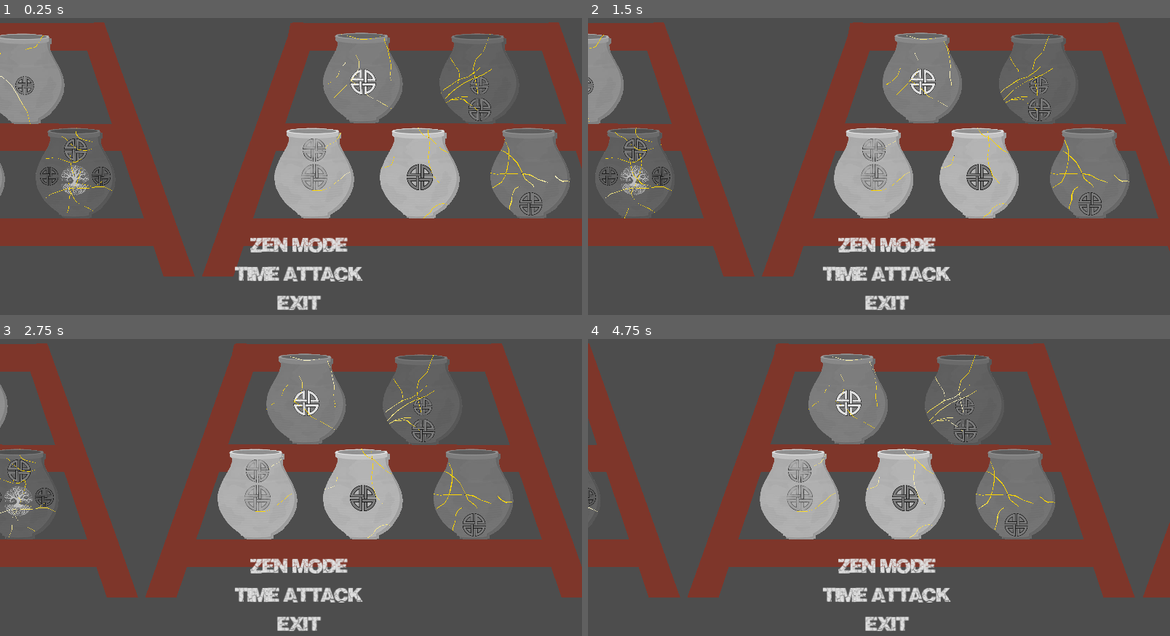
Above: before the commit, frames 1-4 (two rows, left to right).
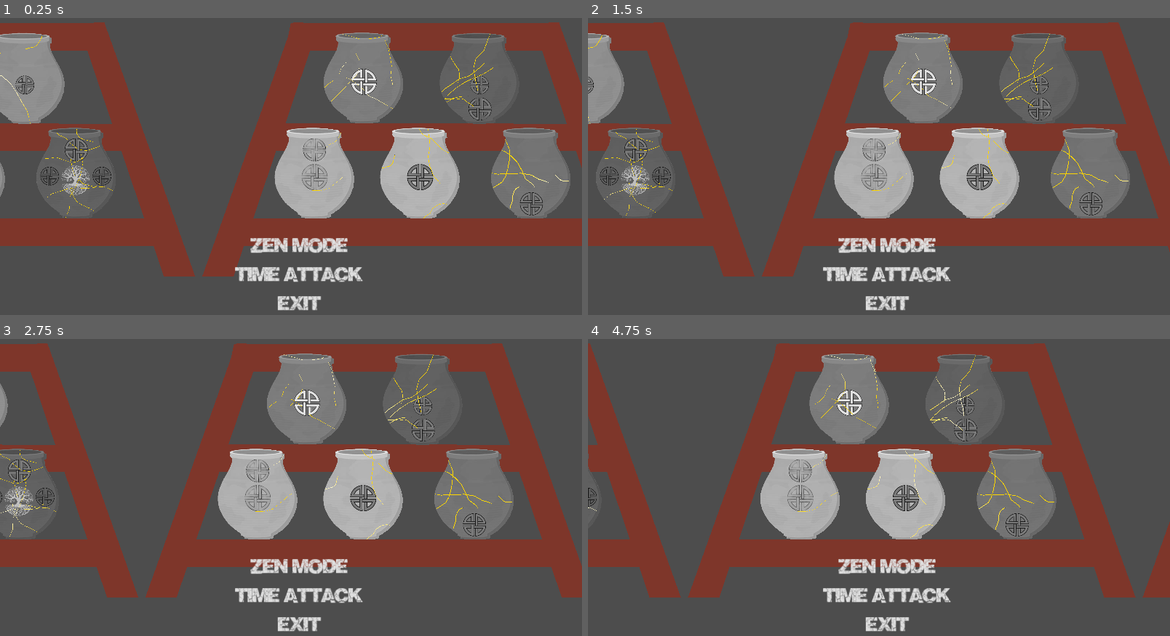
Above: after the commit, the same moments.

Repository: feyrkh/Exploratory
Game: Godot game, scene res://menu/TitleScreen.tscn
Same seed, same stepped clock (60 frames per second), same inputs: the game is played once before the commit and once after it.
Inputs (mouse positions are in pixels of both pictures, inside the frame that each line leads up to):
- Up to frame 1 (0.25 s): no input
- Up to frame 2 (1.5 s): tap Enter at 0.5 s; move the mouse to (1007, 136) at 0.52 s; hold D (right) 0.53-1.25 s; tap Space (add_crack) at 0.6 s; click (1007, 136) at 0.67 s; drag from (762, 169) to (849, 216) at 1.27 s
- Up to frame 3 (2.75 s): move the mouse to (349, 401) at 2.02 s; hold D (right) from 2.03 s (still down); hold Tab (change_click_mode) from 2.03 s (still down)
- Up to frame 4 (4.75 s): release D (right) at 2.75 s; release Tab (change_click_mode) at 2.75 s; drag from (849, 537) to (704, 425) at 2.77 s; move the mouse to (1053, 523) at 3.52 s; hold A (left) 3.53-4.25 s; hold Shift (disable_collision) 3.53-4.25 s; drag from (704, 425) to (791, 392) at 4.27 s

The runs differ from the first frame. In frame 1, 2.5% of the frame differs, in the area x 0-100%, y 1-99%; in frame 2, 2.2%; in frame 3, 2.1%; in frame 4, 2.5%.

Commit message:
Zen mode, fix for glue artifacts at edge of items

Diff:
--- a/Global.gd
+++ b/Global.gd
@@ -3,7 +3,8 @@
 signal click_mode_changed()
 signal camera_zoom_changed(cur_zoom:float)
 
-var shatter_width = 0.5
+var next_scene_settings
+var shatter_width:float = 0.5
 var rotate_with_shuffle = true
 
 var lock_rotation = true:
--- a/menu/TitleScreen.gd
+++ b/menu/TitleScreen.gd
@@ -7,9 +7,9 @@
 enum CrackWidth {HAIRLINE, THIN, MEDIUM, THICK}
 const crack_widths = {
 	CrackWidth.HAIRLINE: 0.05,
-	CrackWidth.THIN: 0.5,
-	CrackWidth.MEDIUM: 1.5,
-	CrackWidth.THICK: 3,
+	CrackWidth.THIN: 0.2,
+	CrackWidth.MEDIUM: 0.75,
+	CrackWidth.THICK: 1.5,
 }
 const crack_width_descs = {
 	CrackWidth.HAIRLINE: "hairline",
@@ -19,17 +19,17 @@
 }
 
 const zen_min_settings = {
-	"crack_amount": 0
+	"crack_count": 0
 }
 
 const time_attack_min_settings = {
-	"crack_amount": 5
+	"crack_count": 5
 }
 
 var item_count := 1
 var rotation_enabled := true
 var crack_width := CrackWidth.THIN
-var crack_amount := 8
+var crack_count := 8
 
 var config_file := ConfigFile.new()
 var mode := "zen"
@@ -57,13 +57,13 @@
 	item_count = config_file.get_value(mode, "item_count", 1)
 	rotation_enabled = config_file.get_value(mode, "rotation_enabled", true)
 	crack_width = config_file.get_value(mode, "crack_width", CrackWidth.THIN)
-	crack_amount = config_file.get_value(mode, "crack_amount", 8)
+	crack_count = config_file.get_value(mode, "crack_count", 8)
 
 func save_config():
 	config_file.set_value(mode, "item_count", item_count)
 	config_file.set_value(mode, "rotation_enabled", rotation_enabled)
 	config_file.set_value(mode, "crack_width", crack_width)
-	config_file.set_value(mode, "crack_amount", crack_amount)
+	config_file.set_value(mode, "crack_count", crack_count)
 	config_file.save(SETTINGS_PATH)
 
 func _process(delta):
@@ -80,7 +80,7 @@
 	find_child("ItemCountAmount").text = str(item_count)
 	find_child("RotationAmount").text = "yes" if rotation_enabled else "no"
 	find_child("CrackWidthAmount").text = crack_width_descs.get(crack_width, "???")
-	find_child("CrackAmtAmount").text = str(crack_amount)
+	find_child("CrackAmtAmount").text = str(crack_count)
 
 func _on_item_count_decrease_pressed():
 	var amt = 1
@@ -118,14 +118,14 @@
 	var amt = 1
 	if Input.is_key_pressed(KEY_SHIFT):
 		amt = 5
-	crack_amount = max(min_allowed, crack_amount-amt)
+	crack_count = max(min_allowed, crack_count-amt)
 	update_labels()
 
 func _on_crack_amt_increase_pressed():
 	var amt = 1
 	if Input.is_key_pressed(KEY_SHIFT):
 		amt = 5
-	crack_amount = min(50, crack_amount+amt)
+	crack_count = min(50, crack_count+amt)
 	update_labels()
 
 func _on_back_button_pressed():
@@ -146,3 +146,25 @@
 	update_labels()
 	find_child("OptionsContainer").visible = true
 	find_child("MainMenu").visible = false
+
+func _on_start_button_pressed():
+	save_config()
+	var settings = {}
+	match mode:
+		"zen":
+			settings["mode"] = "zen"
+			settings[CleaningTable.CRACK_COUNT_SETTING] = crack_count
+			settings[CleaningTable.ITEM_COUNT_SETTING] = item_count
+		"time":
+			settings["mode"] = "zen"
+			settings[CleaningTable.CRACK_COUNT_SETTING] = crack_count
+			settings[CleaningTable.ITEM_COUNT_SETTING] = item_count
+	var scene = load("res://pottery/CleaningTable.tscn")
+	Global.shatter_width = crack_widths[crack_width]
+	Global.rotate_with_shuffle = rotation_enabled
+	Global.lock_rotation = !rotation_enabled
+	Global.freeze_pieces = false
+	Global.collide = true
+	Global.click_mode = Global.ClickMode.move
+	Global.next_scene_settings = settings
+	get_tree().change_scene_to_packed(scene)
--- a/menu/TitleScreen.tscn
+++ b/menu/TitleScreen.tscn
@@ -16,6 +16,7 @@
 offset_bottom = 684.0
 
 [node name="OptionsGrid" type="GridContainer" parent="OptionsContainer"]
+layout_mode = 0
 offset_left = -182.0
 offset_top = -619.0
 offset_right = 453.0
@@ -195,7 +196,7 @@
 [connection signal="pressed" from="OptionsContainer/OptionsGrid/CrackWidthIncrease" to="." method="_on_crack_width_increase_pressed"]
 [connection signal="pressed" from="OptionsContainer/OptionsGrid/CrackAmtDecrease" to="." method="_on_crack_amt_decrease_pressed"]
 [connection signal="pressed" from="OptionsContainer/OptionsGrid/CrackAmtIncrease" to="." method="_on_crack_amt_increase_pressed"]
-[connection signal="pressed" from="OptionsContainer/StartButton" to="." method="_on_back_button_pressed"]
+[connection signal="pressed" from="OptionsContainer/StartButton" to="." method="_on_start_button_pressed"]
 [connection signal="pressed" from="OptionsContainer/BackButton" to="." method="_on_back_button_pressed"]
 [connection signal="pressed" from="MainMenu/ZenButton" to="." method="_on_zen_button_pressed"]
 [connection signal="pressed" from="MainMenu/TimeButton" to="." method="_on_time_button_pressed"]
--- a/pottery/ArcheologyItem.gd
+++ b/pottery/ArcheologyItem.gd
@@ -29,6 +29,7 @@
 
 const TOO_SMALL_POLYGON_AREA := 35
 const TOO_SMALL_POLYGON_EDGE_RATIO := 0.6
+var original_boundary_polygon
 
 # Length of all the edges in pixels, used for picking random spots on the edge
 var total_edge_length:float = 0
@@ -230,6 +231,7 @@
 	new_scene.find_child("Polygon2D").texture = visual_polygons[0].texture
 	new_scene.original_area = original_area
 	new_scene.is_display = is_display
+	new_scene.original_boundary_polygon = original_boundary_polygon
 	get_parent().add_child(new_scene)
 	new_scene.global_position = global_position
 	new_scene.global_rotation = global_rotation
@@ -251,7 +253,6 @@
 		new_scene.shard_edges.add_child(new_edge)
 	new_scene.shattering_in_progress = shattering_in_progress
 	new_scene.find_child("Polygon2D").save_data = polygon.save_data
-
 	return new_scene
 
 func refresh_polygon() -> int:
@@ -443,6 +444,8 @@
 
 func try_shatter(shatter_width:float = Global.shatter_width, should_shatter_slow:bool=true):
 	shattering_in_progress = false
+	if original_boundary_polygon == null:
+		original_boundary_polygon = Geometry2D.offset_polygon(collision.polygon, -0.1)[0]
 	shatter_size = shatter_width
 	var scar_lines:Array = scars.get_children().map(
 		func(scar):
@@ -457,7 +460,6 @@
 
 #	while new_polygons_created:
 #		new_polygons_created = false
-	var useful_scars
 	for scar_poly in scar_polys:
 		if should_shatter_slow and randf() < 0.1:
 			await get_tree().process_frame
@@ -470,7 +472,6 @@
 				new_collision_polygons.append(clipped_polygons[0])
 		collision_polygon_list = new_collision_polygons
 		new_collision_polygons = []
-
 
 	for i in range(0, collision_polygon_list.size()):
 		if should_shatter_slow:
@@ -668,6 +669,11 @@
 		#print("Zero width path found")
 		var new_pt = break_path[0] - (break_path[0] - break_path[1])/2
 		break_path.insert(1, new_pt)
+
+	if !Geometry2D.is_point_in_polygon(break_path[0], original_boundary_polygon):
+		break_path[0] = break_path[0] + (break_path[1] - break_path[0]).normalized() * 2
+	if !Geometry2D.is_point_in_polygon(break_path[-1], original_boundary_polygon):
+		break_path[-1] = break_path[-1] + (break_path[-2] - break_path[-1]).normalized() * 2
 	line.points = break_path
 	edge.add_child(line)
 	shard_edges.add_child(edge)
--- a/pottery/CleaningTable.gd
+++ b/pottery/CleaningTable.gd
@@ -1,6 +1,12 @@
 extends Node2D
+class_name CleaningTable
+
 const CAMERA_MOVE_SPEED := 25
 const ZOOM_INCREMENT := Vector2(0.1, 0.1)
+
+const CRACK_COUNT_SETTING := "crack_count"
+const ITEM_COUNT_SETTING := "item_count"
+
 @onready var camera:Camera2D = find_child("Camera2D")
 @onready var cursor_area:CursorArea = find_child("CursorArea")
 @export var camera_top_left_limit:Vector2 = Vector2(-100, -100)
@@ -9,12 +15,30 @@
 
 # Called when the node enters the scene tree for the first time.
 func _ready():
+	var settings = Global.next_scene_settings
+	if settings == null:
+		settings = {}
+
+	PhysicsServer2D.set_active(false)
 	Global.click_mode_changed.connect(update_button_text)
 	update_button_text()
-	var new_item = await ItemBuilder.build_random_item()
-	new_item.name = "Pot3"
-	$Pieces.add_child(new_item)
-	new_item.position = Vector2(350,150)
+	var scene_center = (camera_bot_right_limit - camera_top_left_limit)/2 + camera_top_left_limit
+	for i in range(settings.get(ITEM_COUNT_SETTING, 1)):
+		var new_item = await ItemBuilder.build_random_item(null, false)
+		$Pieces.add_child(new_item)
+		new_item.position = scene_center + Vector2(randf_range(-400, 400), randf_range(-400, 400))
+		await get_tree().process_frame
+		for j in range(settings.get(CRACK_COUNT_SETTING, 8)):
+			new_item.random_scar()
+		await new_item.try_shatter(Global.shatter_width, true)
+
+	PhysicsServer2D.set_active(true)
+	_on_shuffle_button_pressed()
+
+#	var new_item = await ItemBuilder.build_random_item()
+#	new_item.name = "Pot3"
+#	$Pieces.add_child(new_item)
+#	new_item.position = Vector2(350,150)
 	#var pot1:ArcheologyItem = find_child("Pot1")
 	#var poly := pot1.collision.polygon
 	#for i in range(30):
@@ -32,14 +56,14 @@
 	#pot2.collision.polygon = poly
 	#pot2.refresh_polygon()
 
-	var pot3:ArcheologyItem = new_item
+#	var pot3:ArcheologyItem = new_item
 	#var pot_area = pot3.area
 	#pot1.mass = pot3.mass * pot1.area / pot3.area
 	#pot2.mass = pot3.mass * pot2.area / pot3.area
-	for i in range(4):
+#	for i in range(4):
 		#pot1.random_scar()
 		#pot2.random_scar()
-		pot3.random_scar()
+#		pot3.random_scar()
 
 	#var square = find_child("Square")
 	#square.specific_scar(Vector2(100, 151), Vector2(160, 150), 0, 0.5, 0.5) # from left
@@ -196,11 +220,13 @@
 
 
 func _on_shuffle_button_pressed():
+	#PhysicsServer2D.set_active(false)
 	var pieces = find_child("Pieces").get_children()
 	pieces.shuffle()
-	var cur_min_x = 350
-	var cur_min_y = 300
-	var max_x = 3700
+	var largest_x_seen = 0
+	var cur_min_x = 0
+	var cur_min_y = 0
+	var max_x = 3500
 	var cur_row_height = 0
 	for piece:ArcheologyItem in pieces:
 		var orig_rotation = piece.global_rotation
@@ -222,8 +248,10 @@
 				if pt.y > bb_ymax: bb_ymax = pt.y
 		# check if there's room left on this row
 		var space_needed = bb_xmax - bb_xmin + 20
+		if largest_x_seen < cur_min_x:
+			largest_x_seen = cur_min_x
 		if space_needed + cur_min_x > max_x:
-			cur_min_x = 200
+			cur_min_x = space_needed
 			cur_min_y += cur_row_height
 			cur_row_height = 0
 		else:
@@ -234,6 +262,13 @@
 		piece.reset_rotation = piece.global_rotation
 		piece.global_rotation = orig_rotation
 		piece.freeze = false #should get reset to whatever it should be after the position is changed
+	var area_center = camera_top_left_limit + (camera_bot_right_limit - camera_top_left_limit)/2
+	var y_offset = area_center.y - ((cur_min_y + cur_row_height) / 2)
+	var x_offset = area_center.x - (largest_x_seen / 2)
+	for piece:ArcheologyItem in pieces:
+		piece.reset_position.y += y_offset
+		piece.reset_position.x += x_offset
+	#PhysicsServer2D.set_active(true)
 
 func _on_add_new_button_pressed():
 	var new_item = await ItemBuilder.build_random_item()
--- a/pottery/CleaningTable.tscn
+++ b/pottery/CleaningTable.tscn
@@ -13,8 +13,8 @@
 [node name="CleaningTable" type="Node2D"]
 script = ExtResource("1_avayf")
 camera_top_left_limit = Vector2(-400, -250)
-metadata/_edit_vertical_guides_ = [4383.0, 352.0, -362.0, 3700.0]
-metadata/_edit_horizontal_guides_ = [-294.0, 3199.0]
+metadata/_edit_vertical_guides_ = [4383.0, 352.0, -362.0, 3700.0, 2055.0]
+metadata/_edit_horizontal_guides_ = [-294.0, 3199.0, 1523.0]
 
 [node name="TextureRect" type="TextureRect" parent="."]
 z_index = -4096
@@ -25,7 +25,8 @@
 texture = ExtResource("3_g5nv7")
 
 [node name="Camera2D" type="Camera2D" parent="."]
-position = Vector2(578, 328)
+position = Vector2(2041, 1567)
+zoom = Vector2(0.3, 0.3)
 position_smoothing_enabled = true
 
 [node name="Pieces" type="Node2D" parent="."]
--- a/pottery/ItemShardEdgeLineCurve.tres
+++ b/pottery/ItemShardEdgeLineCurve.tres
@@ -1,5 +1,5 @@
 [gd_resource type="Curve" format=3 uid="uid://7o4xbqm6k0c0"]
 
 [resource]
-_data = [Vector2(0, 0.125091), 0.0, 0.0, 0, 0, Vector2(0.490099, 1), 0.0, 0.0, 0, 0, Vector2(0.99798, 0.087052), 0.0, 0.0, 0, 0]
+_data = [Vector2(0, 0.17), 0.0, 0.0, 0, 0, Vector2(0.490099, 1), 0.0, 0.0, 0, 0, Vector2(1, 0.17), 0.0, 0.0, 0, 0]
 point_count = 3
--- a/project.godot
+++ b/project.godot
@@ -115,5 +115,3 @@
 renderer/rendering_method="mobile"
 anti_aliasing/quality/msaa_2d=2
 anti_aliasing/quality/screen_space_aa=1
-2d/snap/snap_2d_transforms_to_pixel=true
-2d/snap/snap_2d_vertices_to_pixel=true
--- a/util/MyGeom.gd
+++ b/util/MyGeom.gd
@@ -41,3 +41,7 @@
 	bottom_line.reverse()
 	result.append_array(bottom_line)
 	return result
+
+static func shorten_path(path_part, shorten_amt:float):
+	path_part[0] =  path_part[0] + (path_part[1] - path_part[0]).normalized() * shorten_amt
+	path_part[-1] = path_part[-1] + (path_part[-2] - path_part[-1]).normalized() * shorten_amt
